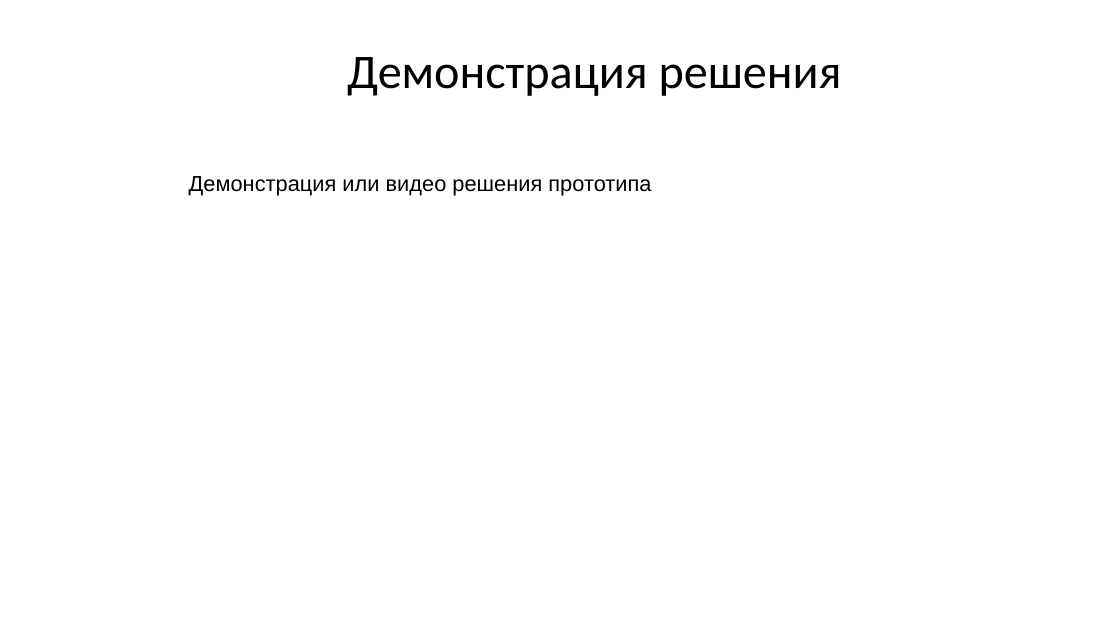
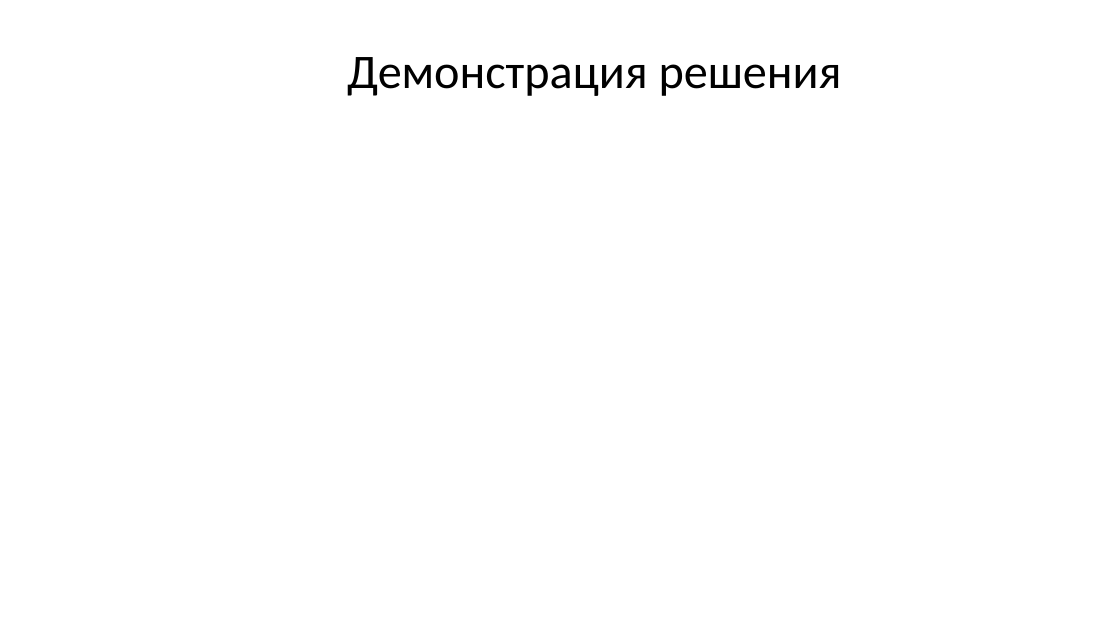
Before and after one commit to Rashad888/HackTask, a slide deck: slide 8 of Шаблон_Авиахакатон_2021.pptx (slide 9 before the commit). Drawn at 1120x630 pixels with LibreOffice and Linux fonts; fonts in the diff are those of the drawing; background and template pictures are left out. Boxes give left, top, right and bottom in pixels: in the first picture for what was removed or moved away, otherwise in the second. Text is boxed around its words. In the diff, an @@ line names an element or a change of style, - is before the commit and + after.

```diff
--- a/Шаблон_Авиахакатон_2021.pptx
+++ b/Шаблон_Авиахакатон_2021.pptx
@@ text removed at box(189, 176, 651, 196) @@
-Демонстрация или видео решения прототипа
```
Also in this commit, not shown: 4 other slides changed, 1 slide removed, 1 other file.
